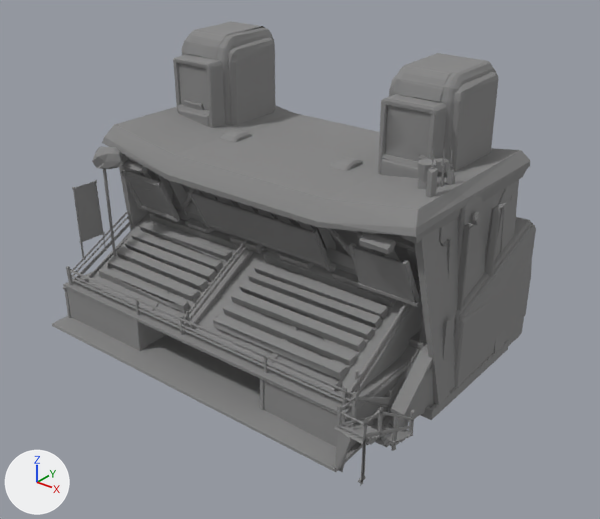
An edit to the glTF model public/models/props.glb, drawn before and after from the same camera.
Rendered twice from a 50 mm camera at (121.7, -155.4, 113.2) aimed at (2.9, -6.9, 21.0). The lights are fixed; the arrows at lower left show +X, +Y and +Z. The first picture is the older version. Where no turn or scale is listed for an object, it has been applied to the vertices.

The scene before the commit, as lines of its bpy script (objects in view):
```python
me_mesh_0 = bpy.data.meshes.new('Mesh_0')
me_mesh_0.from_pydata(...)  # 2163 vertices, 3499 faces; spans x -49.9..49.9, y -31.0..31.0, z -35.8..35.8
# faces by material slot: [898, 637, 1294, 670]
me_mesh_0.materials.append(mat_structure)  # grey #888888
me_mesh_0.materials.append(mat_secondary)  # grey #888888
me_mesh_0.materials.append(mat_panel)  # grey #888888
me_mesh_0.materials.append(mat_trim)  # grey #888888
me_mesh_2 = bpy.data.meshes.new('Mesh_2')
me_mesh_2.from_pydata(...)  # 2103 vertices, 3631 faces; spans x -50.0..50.0, y -8.1..8.1, z -27.1..27.1
# faces by material slot: [42, 1806, 438, 1345]
me_mesh_2.materials.append(mat_structure)  # grey #888888
me_mesh_2.materials.append(mat_secondary)  # grey #888888
me_mesh_2.materials.append(mat_panel)  # grey #888888
me_mesh_2.materials.append(mat_trim)  # grey #888888
me_mesh_3 = bpy.data.meshes.new('Mesh_3')
me_mesh_3.from_pydata(...)  # 524 vertices, 991 faces; spans x -50.0..50.0, y -19.1..19.1, z -11.4..11.4
# faces by material slot: [436, 363, 192]
me_mesh_3.materials.append(mat_structure)  # grey #888888
me_mesh_3.materials.append(mat_secondary)  # grey #888888
me_mesh_3.materials.append(mat_panel)  # grey #888888
ob_finish_line = bpy.data.objects.new('finish_line', me_mesh_2)
ob_finish_line.location = (0.0, 0.0, 27.1)
ob_podium = bpy.data.objects.new('podium', me_mesh_3)
ob_podium.location = (0.0, 0.0, 11.4)
ob_start_gate = bpy.data.objects.new('start_gate', me_mesh_0)
ob_start_gate.location = (0.0, 0.0, 35.8)
# also in view: 'pavilion' at (0.0, 0.0, 30.3); 'bleachers' at (0.0, 0.0, 23.3)
```
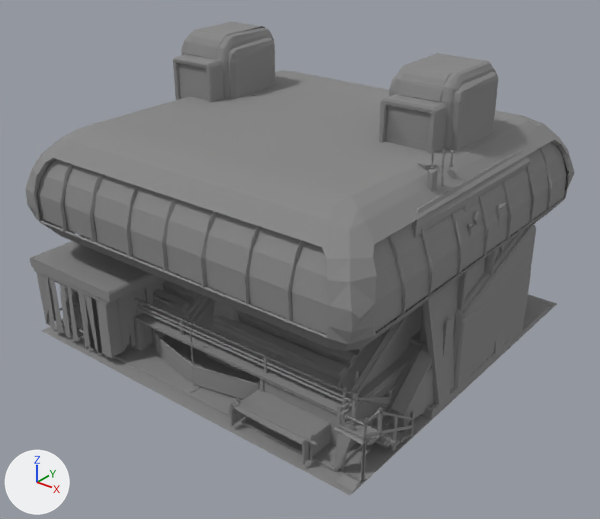
Where the newer file only moved an object's origin or applied its transform, the numbers keep the older frame.

Pixel boxes [x1, y1, x2, y2] of what changed, in the pictures (600 x 519 px):
'ski_lift', added: after [25, 70, 575, 465]
    faces in mat_structure (grey #888888): [25, 70, 575, 351]
    faces in mat_secondary (grey #888888): [30, 239, 331, 465]
    faces in mat_trim (grey #888888): [230, 94, 314, 461]
'barrier', added (mostly hidden): after [42, 294, 557, 495]
    faces in mat_structure (grey #888888): [42, 294, 557, 495]
    faces in mat_secondary (grey #888888): [152, 328, 257, 399]
    faces in mat_trim (grey #888888): [152, 301, 556, 492]
'pavilion', unchanged, covered by the edit: before [102, 105, 530, 431]; after [382, 149, 530, 431]
'finish_line', unchanged, covered by the edit: before [183, 100, 507, 311]; after [457, 203, 506, 312]

The change, as a diff of the scene's bpy script:
```diff
--- a/public/models/props.glb.py
+++ b/public/models/props.glb.py
@@ me_mesh_6 @@
+me_mesh_6.from_pydata(...)  # 2258 vertices, 3845 faces; spans x -50.0..50.0, y -50.0..50.0, z -8.2..8.2
+# faces by material slot: [22, 1342, 2481]
+me_mesh_6.materials.append(mat_structure)  # grey #888888
+me_mesh_6.materials.append(mat_secondary)  # grey #888888
+me_mesh_6.materials.append(mat_trim)  # grey #888888
@@ me_mesh_5 @@
+me_mesh_5.from_pydata(...)  # 2342 vertices, 3763 faces; spans x -50.0..50.0, y -50.0..50.0, z -29.1..29.1
+# faces by material slot: [1424, 1921, 418]
+me_mesh_5.materials.append(mat_structure)  # grey #888888
+me_mesh_5.materials.append(mat_secondary)  # grey #888888
+me_mesh_5.materials.append(mat_trim)  # grey #888888
@@ ob_barrier @@
+ob_barrier = bpy.data.objects.new('barrier', me_mesh_6)
+ob_barrier.location = (0.0, 0.0, 8.2)
@@ ob_ski_lift @@
+ob_ski_lift = bpy.data.objects.new('ski_lift', me_mesh_5)
+ob_ski_lift.location = (0.0, 0.0, 29.1)
```
